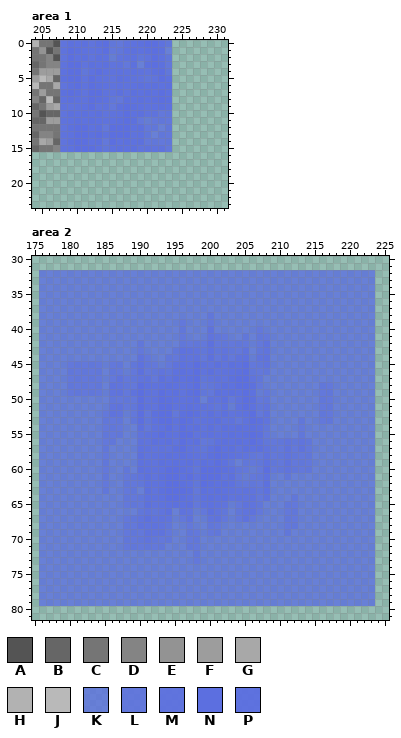
One commit to this pixel-art file: res/assets/textures/atlas.aseprite. The picture above was drawn from the file before the commit.
256x256 pixels, 1 frame. Colours within 5 levels of each other are drawn and written as one. Shown: area 1: x 204..231, y 0..23; area 2: x 175..225, y 30..81.
Palette (. is transparent): A #545454  B #666666  C #757575  D #848484  E #939393  F #9d9d9d  G #a8a8a8  H #b2b2b2  J #b9b9b9  K #5b6ee1c7  L #5b6ee1de  M #5b6ee1eb  N #5b6ee1fb  P #5b6ee1f3
After:
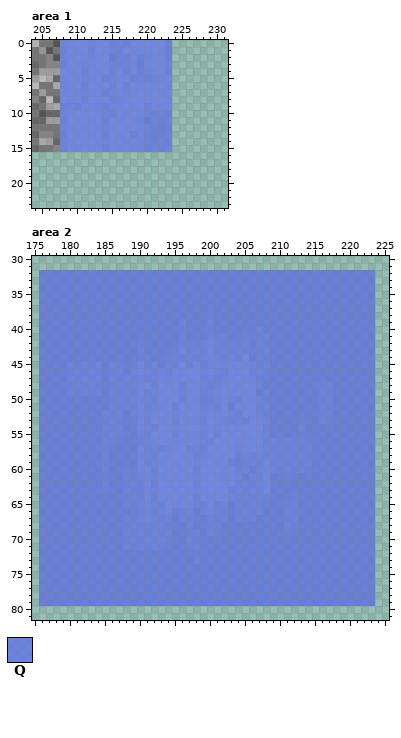
Colours new in this view: Q #6376e5cf
The exact change:
layer "Layer 2" opacity 100% -> 35%
layer "Layer 2" blend normal -> screen
colour P: #5b6ee1f3 -> #6a7ee8d6
Changed rows in their new state; - is a pixel that keeps its letter.
Area 1:
first column x 208:
 0 Q---Q-PQQQ--PP-Q
 1 QP--Q-PQQ----P--
 2 QP--Q---QQ-QQP-Q
 3 QPPQ---QQQ---P-Q
 4 -PPQ-P-Q-Q-QQ-PQ
 5 -PPQP-QQ--QQQQP-
 6 Q-PQP--Q-Q------
 7 -P-QPPQQ-Q----P-
 8 ---QP--QQ-----P-
 9 QQQ-PQQQ-P--Q---
10 Q-----QQ-P--QQQQ
11 Q-----Q--P-Q-QQQ
12 Q-PP--QPPP--QQ-Q
13 Q-PP-PQPPPQ-Q-QQ
14 Q-PP--QP----QQQQ
15 Q-PPP-Q----QQQQQ
Area 2:
first column x 180:
38 --------------------Q-----------------
39 ----------------Q---Q-----------------
40 ----------------Q---Q------Q----------
41 ----------------Q---QQQ--Q-QQ---------
42 ----------Q-----QQQQ-QQQQQ-QQ---------
43 ----------Q----Q-QQQ-QQQQQ-QQ---------
44 ----------QQ--QQQQQQ-QQQQ--QQ---------
45 QQQQQ-QQ-Q-QQ-QQ-QPQQ-Q--PQQQ---------
46 QQQQQ-QQ-Q-QQQQ---PQ-QQ--PQQQ---------
47 QQQQQ-QQQQQQQ-Q---PQQQQ-PPQQ----------
48 QQQQQ-QQQQP-Q---Q-PQQQ--PP-Q--------QQ
49 QQQQQ-QQQQPQQP--Q-PQQ----P--Q-------QQ
50 ------QQQQPQQP--Q---QQ-QQP-QQ-------QQ
51 ------QQQQPQQPPQ---QQQ---P-QQ-------QQ
52 -----QQQ-QPQ-PPQ-P-Q-Q-QQ-PQQ-------QQ
53 -----QQQ-QPQ-PPQP-QQ--QQQQP-Q----Q--QQ
54 -----QQQ---QQ-PQP--Q-Q------Q----Q----
55 -----QQQ--QQ-P-QPPQQ-Q----P-Q----Q----
56 -----QQ---QQ---QP--QQ-----P-QQQQQQQ---
57 -----Q-----QQQQ-PQQQ-P--Q---QQQQQQQ---
58 -----Q-----QQ-----QQ-P--QQQQQQQQQQQ---
59 -----Q-----QQ-----Q--P-Q-QQQ-QQQQQQ---
60 -----Q--Q---Q-PP--QPPP--QQ-QPQQQQQQ---
61 -----Q--QQQ-Q-PP-PQPPPQ-Q-QQ---Q------
62 -----Q--QQQ-Q-PP--QP----QQQQ----------
63 -----Q--QQ--Q-PPP-Q----QQQQQ----------
64 --------QQQ-Q-PP--Q----QQQQQQ---Q-----
65 --------QQQ-QQ----QQ-QQ-QQQQ---QQ-----
66 ----------QQQQ--QQ-Q-QQ-QQQQ---QQ-----
67 --------QQQ-QQQ-QQ--QQQ-QQQ----QQ-----
68 --------QQQQQQQ--Q--QQ---------QQ-----
69 --------QQQQQQQ--QQ-QQ---------Q------
70 --------QQQQQQQ--QQ-------------------
71 --------QQQQQQ---QQ-------------------
72 ------------------Q-------------------
73 ------------------Q-------------------
Changed places in both pictures, as pixel boxes (x1, y1, x2, y2):
changed: (60, 40, 172, 152)
changed: (67, 312, 333, 564)
